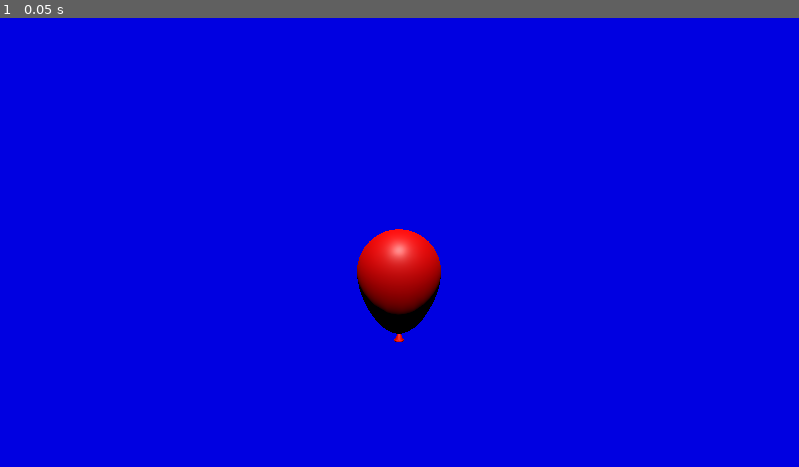
Above: before the commit, frame 1.
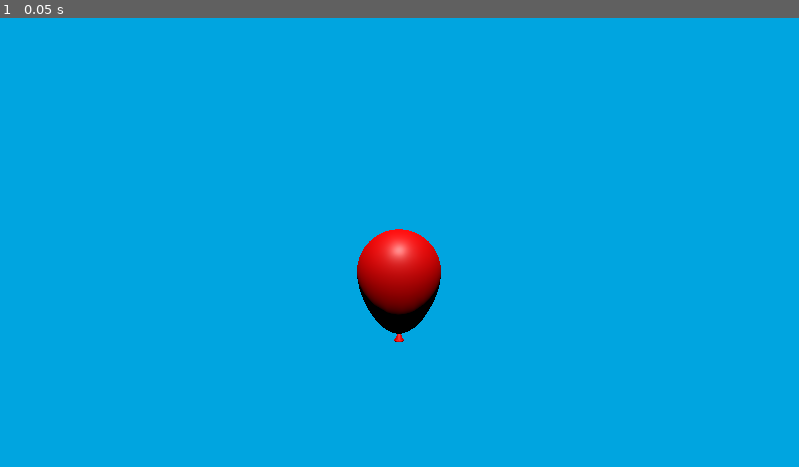
Above: after the commit, the same moment.

Repository: TropicMike/GodotMiniProjects
Game: Godot game, scene res://BaloonPopper/balloon_popper.tscn
Two runs of this game, one before a commit and one after it. Both use one fixed random seed, a clock stepped at 60 frames per second and the inputs below.
Inputs:
- Up to frame 1 (0.05 s): no input

The runs differ from the first frame. In frame 1, 98% of the frame differs, in the area x 0-100%, y 0-100%.

Commit message:
Changes at office

Diff:
--- a/BaloonPopper/balloon_popper.tscn
+++ b/BaloonPopper/balloon_popper.tscn
@@ -5,7 +5,7 @@
 
 [sub_resource type="Environment" id="Environment_ccmcf"]
 background_mode = 1
-background_color = Color(0, 0, 0.882353, 1)
+background_color = Color(0, 0.645333, 0.88, 1)
 
 [node name="Main" type="Node3D"]
 
